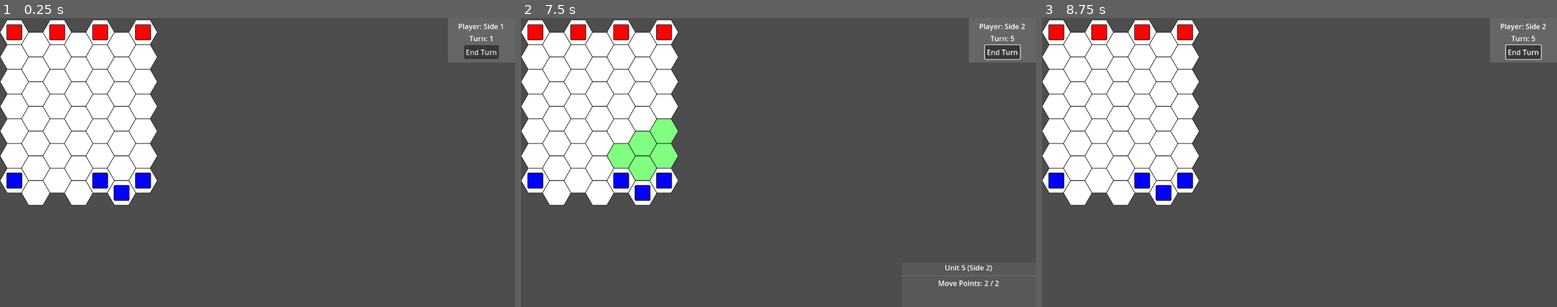
Above: before the commit, frames 1-3 (left to right).
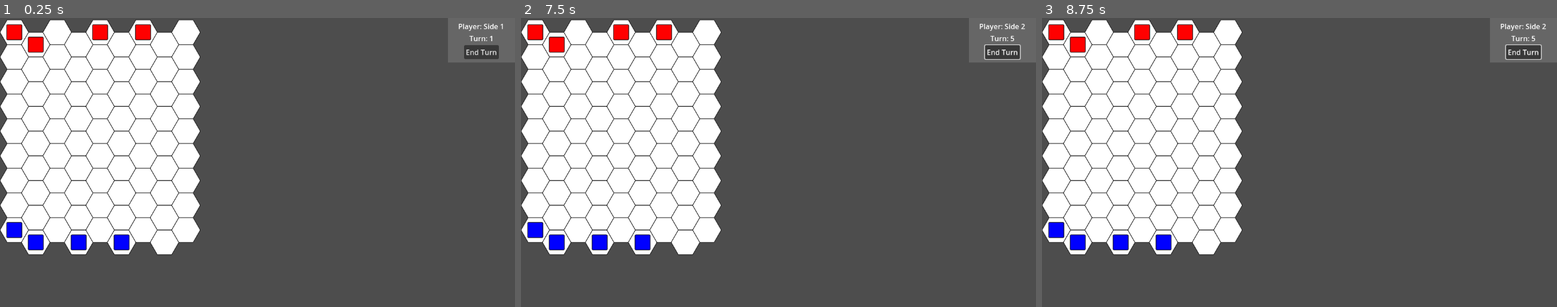
Above: after the commit, the same moments.

Repository: Bly7/1-week-wargame
Game: Godot game, scene res://main.tscn
Same seed, same stepped clock (60 frames per second), same inputs: the game is played once before the commit and once after it.
Inputs (mouse positions are in pixels of both pictures, inside the frame that each line leads up to):
- Up to frame 1 (0.25 s): no input
- Up to frame 2 (7.5 s): click "End Turn" at 0.5 s; click "End Turn" at 1.25 s; click "End Turn" at 2 s; tap Enter at 2.75, 4.25, 5.75 s; move the mouse to (752, 220) at 2.77 s; click (752, 220) at 2.92 s; tap Space at 3.5, 5, 6.5 s; move the mouse to (933, 205) at 3.52 s; click (933, 205) at 3.67 s; move the mouse to (624, 119) at 4.27 s; click (624, 119) at 4.42 s; move the mouse to (804, 162) at 5.02 s; click (804, 162) at 5.17 s; move the mouse to (701, 90) at 5.77 s; click (701, 90) at 5.92 s; move the mouse to (891, 148) at 6.52 s; click (891, 148) at 6.67 s; move the mouse to (675, 176) at 7.27 s; click (675, 176) at 7.42 s
- Up to frame 3 (8.75 s): move the mouse to (1351, 98) at 8.02 s; click (1351, 98) at 8.17 s

The runs differ from the first frame. In frame 1, 12% of the frame differs, in the area x 0-39%, y 0-82%; in frame 2, 14%, in the area x 0-100%, y 0-93%; in frame 3, 12%.

Commit message:
Add basic attack and health mechanics to units
Introduces health, attack, and defense stats to units, along with attack logic and UI updates to display these stats. Units can now attack adjacent enemy units, reducing their health, and are removed from the game when health reaches zero. The map and main scene logic are updated to support attackable unit highlighting and proper unit placement for variable map sizes.

Diff:
--- a/Map/map.gd
+++ b/Map/map.gd
@@ -11,6 +11,12 @@
 
 func _ready():
 	pass # Replace with function body.
+
+# Get map dimensions
+func getWidth() -> int:
+	return int(map_size.x)
+func getHeight() -> int:
+	return int(map_size.y)
 
 # Set the size of the map and place tiles accordingly
 func setMapSize(size: Vector2):
@@ -68,8 +74,16 @@
 			var tile = tile_map[x][y]
 			resetTileHighlight(tile)
 
+# Get neighboring tiles for a given grid position
+func getNeighborTiles(center_tile: Tile) -> Array:
+	var neighbors = getTilesInRange(center_tile, 1)
 
+	# Remove the center tile from the list
+	for tile in neighbors:
+		if tile == center_tile:
+			neighbors.erase(tile)
 
+	return neighbors
 
 # Get the tile at a specific grid position
 func getTileAtGrid(grid_pos: Vector2):
@@ -101,7 +115,7 @@
 	return distance
 
 # Get all tiles within a certain range from a center tile
-func getTileInRange(center_tile: Tile, range: int) -> Array:
+func getTilesInRange(center_tile: Tile, range: int) -> Array:
 	var tiles_in_range = []
 
 	var center_pos = center_tile.getLocation()
--- a/UI/uiUnitInfo/uiUnitInfo.gd
+++ b/UI/uiUnitInfo/uiUnitInfo.gd
@@ -2,13 +2,21 @@
 
 @onready var name_text: Label = $VBoxContainer/NameText
 @onready var move_points_text: Label = $VBoxContainer/MovePointsText
+@onready var health_points_text: Label = $VBoxContainer/HealthPointsText
+@onready var attack_power_text: Label = $VBoxContainer/AttackPowerText
+@onready var defense_power_text: Label = $VBoxContainer/DefensePowerText
 
 func updateUnitInfo(unit: Unit) -> void:
 	# Set Name
 	name_text.text = unit.name + " (Side " + str(unit.side) + ")"
 	# Set Move Points
-	move_points_text.text = "Move Points: " + str(unit.move_points) + " / " + str(unit.move_range)
-
+	move_points_text.text = "Action Points: " + str(unit.move_points) + " / " + str(unit.move_range)
+	# Set Health Points
+	health_points_text.text = "Health Points: " + str(unit.health_points)
+	# Set Attack Power
+	attack_power_text.text = "Attack Power: " + str(unit.attack_power)
+	# Set Defense Power
+	defense_power_text.text = "Defense Power: " + str(unit.defense_power)
 
 func setVisibility(new_visiblility: bool) -> void:
 	self.visible = new_visiblility
--- a/UI/uiUnitInfo/uiUnitInfo.tscn
+++ b/UI/uiUnitInfo/uiUnitInfo.tscn
@@ -6,7 +6,7 @@
 layout_mode = 3
 anchors_preset = 0
 offset_right = 300.0
-offset_bottom = 100.0
+offset_bottom = 200.0
 script = ExtResource("1_kk4j3")
 
 [node name="ColorRect" type="ColorRect" parent="."]
@@ -39,3 +39,18 @@
 layout_mode = 2
 text = "Move Points: "
 horizontal_alignment = 1
+
+[node name="HealthPointsText" type="Label" parent="VBoxContainer"]
+layout_mode = 2
+text = "Health Points: "
+horizontal_alignment = 1
+
+[node name="AttackPowerText" type="Label" parent="VBoxContainer"]
+layout_mode = 2
+text = "Attack Power: "
+horizontal_alignment = 1
+
+[node name="DefensePowerText" type="Label" parent="VBoxContainer"]
+layout_mode = 2
+text = "Defense Power: "
+horizontal_alignment = 1
--- a/Unit/unit.gd
+++ b/Unit/unit.gd
@@ -4,7 +4,17 @@
 
 @export var side: int = 0
 
+# Movement range of the unit
 @export var move_range: int = 2
+
+# Health points of the unit
+@export var health_points: int = 3
+
+# Attack and defense power of the unit
+@export var attack_power: int = 1
+@export var defense_power: int = 1
+
+# Current move points available, might change this to action points later
 @onready var move_points: int = 0
 
 func _ready():
@@ -14,9 +24,12 @@
 	# Initialize move points
 	move_points = move_range
 
+func canAct() -> bool:
+	return move_points > 0 and health_points > 0
+
 # Move the unit to a specific tile if within move points
 func moveToTile(map: Map, tile: Tile) -> bool:
-	var tiles_in_range = map.getTileInRange(map.getTileAtPixel(position), move_points)
+	var tiles_in_range = map.getTilesInRange(map.getTileAtPixel(position), move_points)
 
 	if tile in tiles_in_range:
 		# Decrease move points
@@ -41,7 +54,7 @@
 	if tile == null:
 		return
 
-	var tiles_in_range = map.getTileInRange(tile, move_range)
+	var tiles_in_range = map.getTilesInRange(tile, move_range)
 	map.highlightTilesInList(tiles_in_range, Color(0, 1, 0).lerp(Color(1, 1, 1), 0.5)) # Highlight in green
 
 # Highlight moveable tiles considering other units' positions
@@ -52,7 +65,7 @@
 		return
 
 	# Get tiles in move range
-	var tiles_in_range = map.getTileInRange(tile, move_points)
+	var tiles_in_range = map.getTilesInRange(tile, move_points)
 
 	# Remove tiles occupied by other units
 	for unit in units:
@@ -62,3 +75,38 @@
 
 	# Highlight the remaining tiles
 	map.highlightTilesInList(tiles_in_range, Color(0, 1, 0).lerp(Color(1, 1, 1), 0.5)) # Highlight in green
+
+# Highlight attackable units within attack range
+func highlightAttackableUnits(map: Map, units: Array):
+	# Highlight units on those tiles
+	for unit in units:
+		var unit_tile = map.getTileAtPixel(unit.position)
+		if unit_tile != null:
+			map.highlightTile(unit_tile, Color(1, 0, 0).lerp(Color(1, 1, 1), 0.5)) # Highlight tile in red
+
+# Attack another unit
+func attackUnit(target_unit: Unit):
+	# empty move points
+	move_points = 0
+
+	# Roll to see if attack hits
+	var attack_roll = randi_range(1, 6) + attack_power
+	var defense_roll = randi_range(1, 6) + target_unit.defense_power
+
+	if attack_roll < defense_roll:
+		# Attack missed
+		return
+
+	# Simple attack logic: reduce target's health by attacker's attack power minus target's defense power
+	var damage = 1
+	target_unit.health_points -= damage
+
+	# If health gets to 1, pull back unit, don't implement right now
+
+	# Ensure health doesn't go below zero
+	if target_unit.health_points < 0:
+		target_unit.health_points = 0
+
+	if target_unit.health_points == 0:
+		# Target unit is defeated, remove it from the game
+		target_unit.queue_free()
--- a/main.gd
+++ b/main.gd
@@ -31,7 +31,7 @@
 
 func _ready():
 	# Set up the map
-	map.setMapSize(Vector2(7, 7))
+	map.setMapSize(Vector2(9, 9))
 	map.placeTiles()
 
 	# Set up units on the map
@@ -56,21 +56,40 @@
 			var tile = map.getTileAtPixel(local_pos)
 
 			if unit != null:
+				# If clicking on an enemy unit while having a selected unit, attack
+				if selected_unit != null and selected_unit.canAct() and selected_unit != unit and selected_unit.side == current_side and unit.side != current_side:
+					# Attack the unit
+					selected_unit.attackUnit(unit)
+					print("Attacked unit: ", unit.name)
+
+					# Deselect previous unit
+					ui_unit_info.setVisibility(false)
+					map.resetAllTileHighlights()
+					return
+
 				# Select the unit and update UI
 				selected_unit = unit
 				ui_unit_info.updateUnitInfo(selected_unit)
 				ui_unit_info.setVisibility(true)
 
+				# Reset all tile highlights
 				map.resetAllTileHighlights()
 
 				# Highlight tiles in unit's move range
 				if unit.side == current_side:
 					unit.highlightMoveableTiles(map, units)
+					var attackable_units = getAttackableNeighborUnits(unit)
+					unit.highlightAttackableUnits(map, attackable_units)
+
+				# Highlight the selected unit's tile
+				map.highlightTile(tile, Color(1, 1, 0).lerp(Color(1, 1, 1), 0.5)) # Highlight in yellow
+
+
 
 			else:
 				# Deselect any selected unit and hide UI
 				if selected_unit != null:
-					if selected_unit.side == current_side and tile != null:
+					if selected_unit.canAct() and selected_unit.side == current_side and tile != null:
 						# If a unit is selected, try to move it to the clicked tile
 						selected_unit.moveToTile(map, tile)
 
@@ -84,8 +103,15 @@
 		if event.pressed and event.button_index == MOUSE_BUTTON_RIGHT:
 			pass
 
+func _process(delta: float) -> void:
+	# Update units array to only include valid units
+	for unit in units:
+		if not is_instance_valid(unit):
+			units.erase(unit)
+
+	pass
+
 func endTurn() -> void:
-	print("Ending turn for Side ", current_side)
 	# Advance to the next side's turn
 	current_side += 1
 	if current_side > 2:
@@ -112,10 +138,10 @@
 	# Lay them across the top row
 	var unit_locations = []
 	for x in range(4):
-		var new_location = Vector2(randi_range(0, 6), 0)
+		var new_location = Vector2(randi_range(0, map.getWidth() - 1), 0)
 
 		while new_location in unit_locations:
-			new_location = Vector2(randi_range(0, 6), 0)
+			new_location = Vector2(randi_range(0, map.getWidth() - 1), 0)
 
 		var unit = spawnUnitAtGrid(1, new_location)
 		unit_locations.append(new_location)
@@ -126,10 +152,10 @@
 	# Lay them across the bottom row
 	unit_locations.clear()
 	for x in range(4):
-		var new_location = Vector2(randi_range(0, 6), 6)
+		var new_location = Vector2(randi_range(0, map.getWidth() - 1), map.getHeight() - 1)
 
 		while new_location in unit_locations:
-			new_location = Vector2(randi_range(0, 6), 6)
+			new_location = Vector2(randi_range(0, map.getWidth() - 1), map.getHeight() - 1)
 
 		var unit = spawnUnitAtGrid(2, new_location)
 		unit_locations.append(new_location)
@@ -177,3 +203,39 @@
 			return unit
 
 	return null
+
+# Get the unit at a specific tile
+func getUnitAtTile(tile: Tile) -> Unit:
+	for unit in units:
+		var unit_tile = map.getTileAtPixel(unit.position)
+		if unit_tile == tile:
+			return unit
+
+	return null
+
+# Get all units located within a list of tiles
+func getAllUnitsInTileList(tiles: Array) -> Array:
+	var found_units = []
+
+	for tile in tiles:
+		var unit = getUnitAtTile(tile)
+		if unit != null:
+			found_units.append(unit)
+
+	return found_units
+
+# Get all attackable neighbor units for a given unit
+func getAttackableNeighborUnits(unit: Unit) -> Array:
+	# List to hold attackable units
+	var attackable_units = []
+
+	# Get neighboring tiles and units from those tiles
+	var neighbor_tiles = map.getNeighborTiles(map.getTileAtPixel(unit.position))
+	var neighbor_units = getAllUnitsInTileList(neighbor_tiles)
+
+	# Filter for enemy units
+	for neighbor_unit in neighbor_units:
+		if neighbor_unit.side != unit.side:
+			attackable_units.append(neighbor_unit)
+
+	return attackable_units
--- a/main.tscn
+++ b/main.tscn
@@ -14,20 +14,6 @@
 
 [node name="CanvasLayer" type="CanvasLayer" parent="."]
 
-[node name="UiUnitInfo" parent="CanvasLayer" instance=ExtResource("4_1bvp3")]
-visible = false
-anchors_preset = 3
-anchor_left = 1.0
-anchor_top = 1.0
-anchor_right = 1.0
-anchor_bottom = 1.0
-offset_left = -300.0
-offset_top = -100.0
-offset_right = 0.0
-offset_bottom = 0.0
-grow_horizontal = 0
-grow_vertical = 0
-
 [node name="UiEndTurn" parent="CanvasLayer" instance=ExtResource("5_lquwl")]
 anchors_preset = 1
 anchor_left = 1.0
@@ -35,3 +21,16 @@
 offset_left = -150.0
 offset_right = 0.0
 grow_horizontal = 0
+
+[node name="UiUnitInfo" parent="CanvasLayer" instance=ExtResource("4_1bvp3")]
+anchors_preset = 3
+anchor_left = 1.0
+anchor_top = 1.0
+anchor_right = 1.0
+anchor_bottom = 1.0
+offset_left = -300.0
+offset_top = -200.0
+offset_right = 0.0
+offset_bottom = 0.0
+grow_horizontal = 0
+grow_vertical = 0
